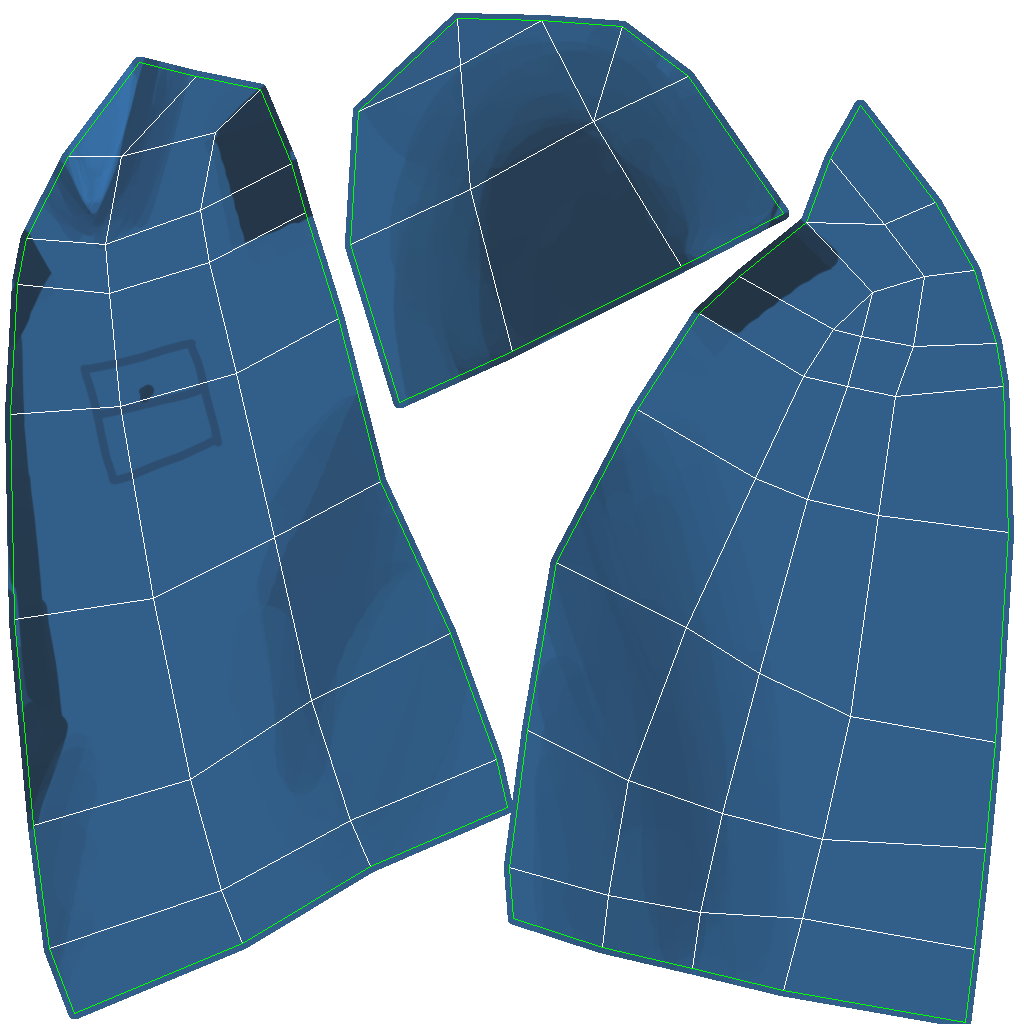
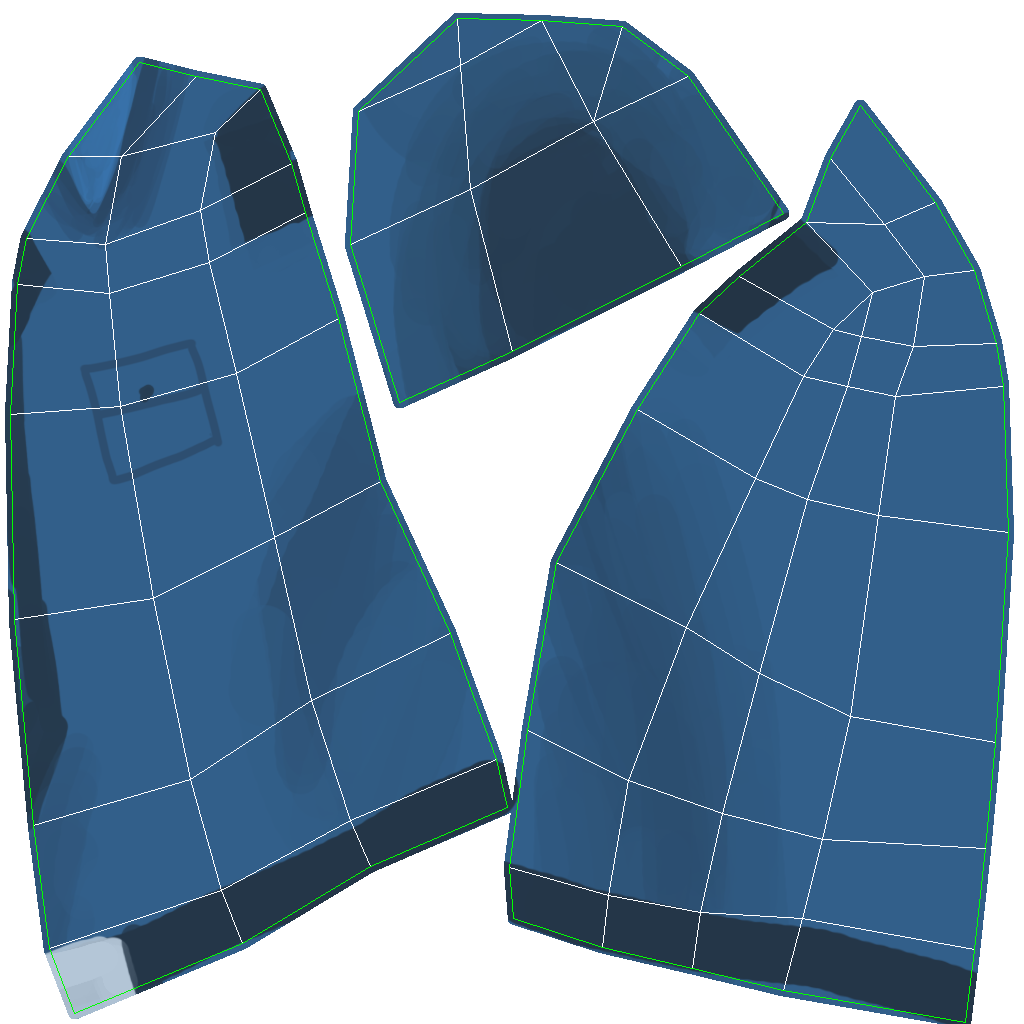
Revision of a layered 1024 x 1024 image; what changed, layer by layer:
painted on "Layer 3" over [45, 759, 978, 1024]
